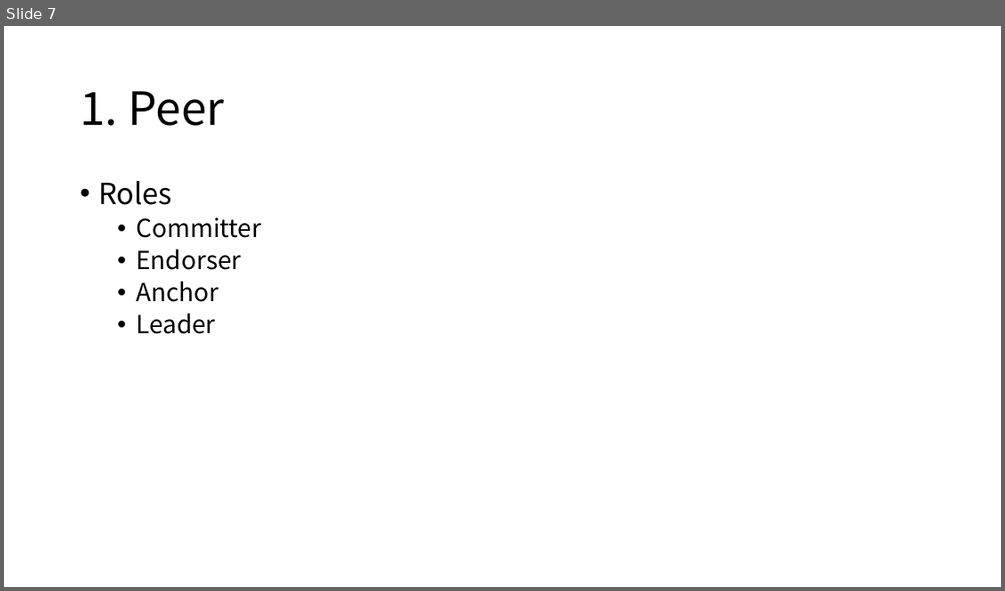
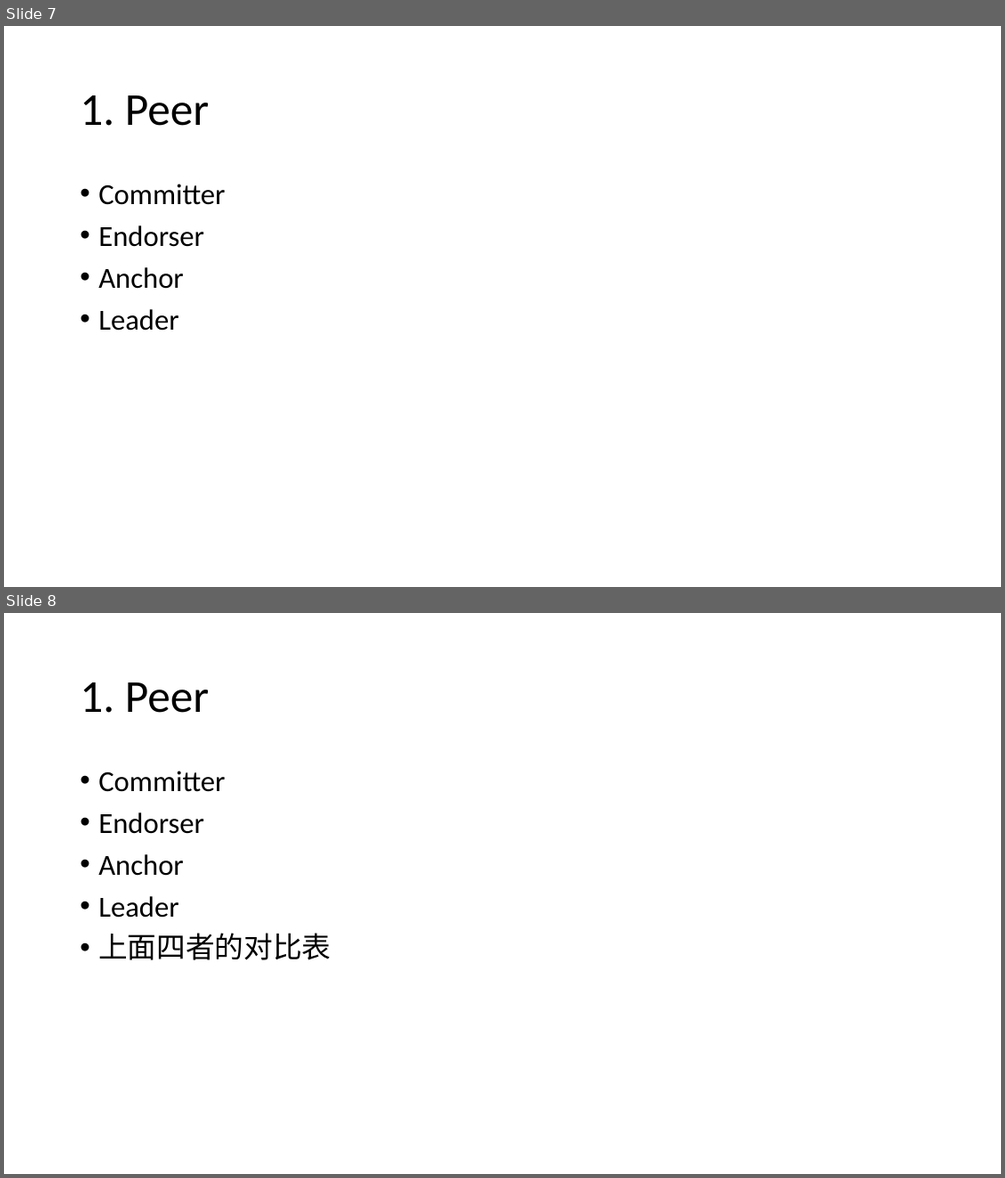
Before and after one commit to freekatz/Blockchain-Notes, a slide deck: fabric notes/【2020.12.26】Fabric Network Runtime Architecture.pptx. Shown one above the other, each under a label of ours: slide 7 before the commit, slides 7 and 8 after it. The pictures are 1005x591 and 1005x1178 pixels, drawn with LibreOffice and Linux fonts; fonts in the diff are those of the drawing. Boxes give left, top, right and bottom in pixels: in the first picture for what was removed or moved away, otherwise in the second. Text is boxed around its words. In the diff, an @@ line names an element or a change of style, - is before the commit and + after.

```diff
--- a/fabric notes/【2020.12.26】Fabric Network Runtime Architecture.pptx
+++ b/fabric notes/【2020.12.26】Fabric Network Runtime Architecture.pptx
@@ slide 8 added at box(4, 613, 1001, 1174), background #FFFFFF @@
@@ title added at box(80, 682, 209, 713), 44 pt, text #000000 @@
+1. Peer
@@ text added at box(98, 771, 331, 960), 28 pt, text #000000 @@
+• Committer
+• Endorser
+• Anchor
+• Leader
+• 上面四者的对比表
@@ slide 7 changed as well @@
@@ title "1. Peer" at box(80, 95, 209, 126): font Noto Sans CJK SC to Calibri @@
@@ text "Committer" at box(98, 184, 225, 330): size 24 to 28 pt, font Noto Sans CJK SC to Calibri; list level 2 to 1 in "Committer"; list level 2 to 1 in "Endorser"; list level 2 to 1 in "Anchor"; list level 2 to 1 in "Leader" @@
@@ text at box(98, 181, 172, 205): paragraph removed @@
-• Roles
```
Also in this commit, not shown: 24 other slides changed, 1 other slide added, 6 other files.
